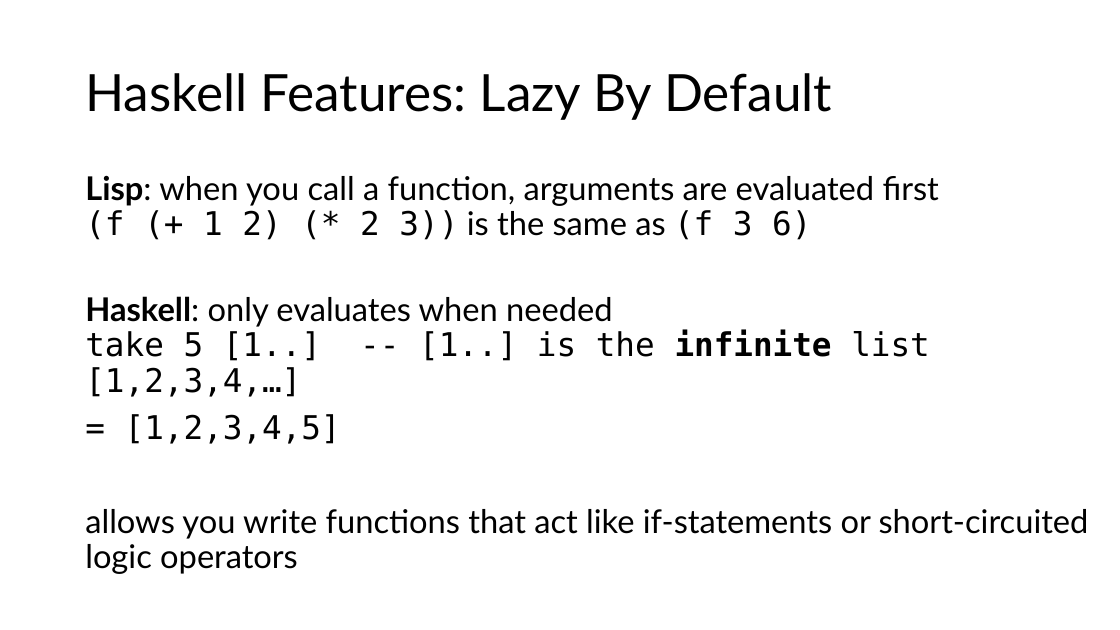
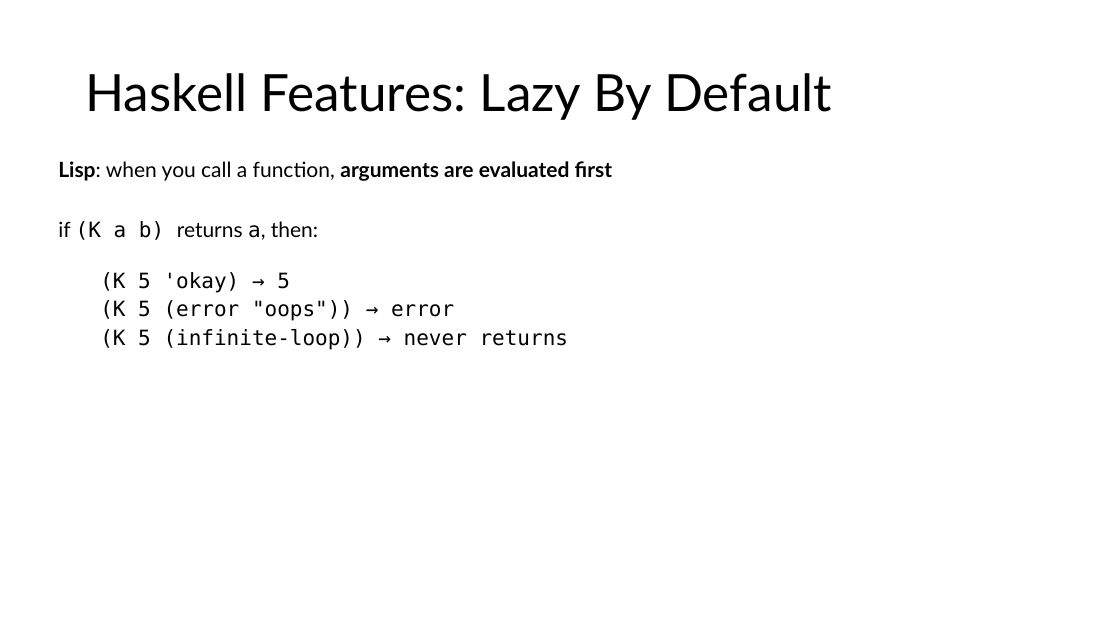
Before and after one commit to tjd1234/cmpt383fall2026, a slide deck: slide 11 of haskell/haskell_intro.pptx (slide 10 before the commit). Drawn at 1120x630 pixels with LibreOffice and Linux fonts; fonts in the diff are those of the drawing. Boxes give left, top, right and bottom in pixels: in the first picture for what was removed or moved away, otherwise in the second. Text is boxed around its words. In the diff, an @@ line names an element or a change of style, - is before the commit and + after.

Commit message:
updated

```diff
--- a/haskell/haskell_intro.pptx
+++ b/haskell/haskell_intro.pptx
@@ text at box(58, 161, 612, 350): text changed; size 28 to 18 pt; font Lato to DejaVu Sans Mono @@
-Lisp: when you call a function, arguments are evaluated first
-(f (+ 1 2) (* 2 3)) is the same as (f 3 6)
-Haskell: only evaluates when needed
-take 5 [1..] -- [1..] is the infinite list [1,2,3,4,…]
-= [1,2,3,4,5]
-allows you write functions that act like if-statements or short-circuited logic operators
+Lisp: when you call a function, arguments are evaluated first
+if (K a b) returns a, then:
+  (K 5 'okay) → 5
+  (K 5 (error "oops")) → error
+  (K 5 (infinite-loop)) → never returns
```
Also in this commit, not shown: 5 other slides changed, 3 slides added.
